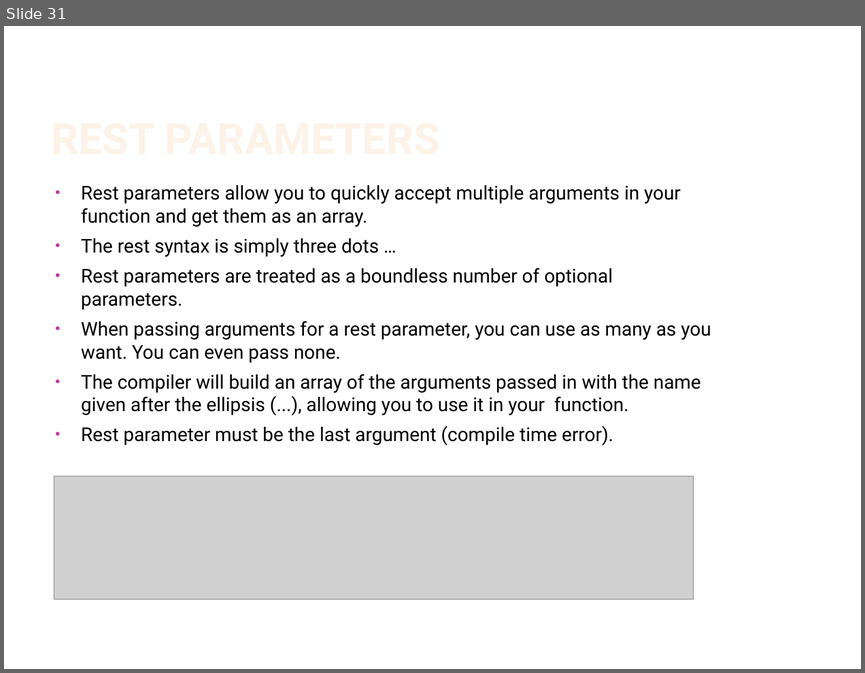
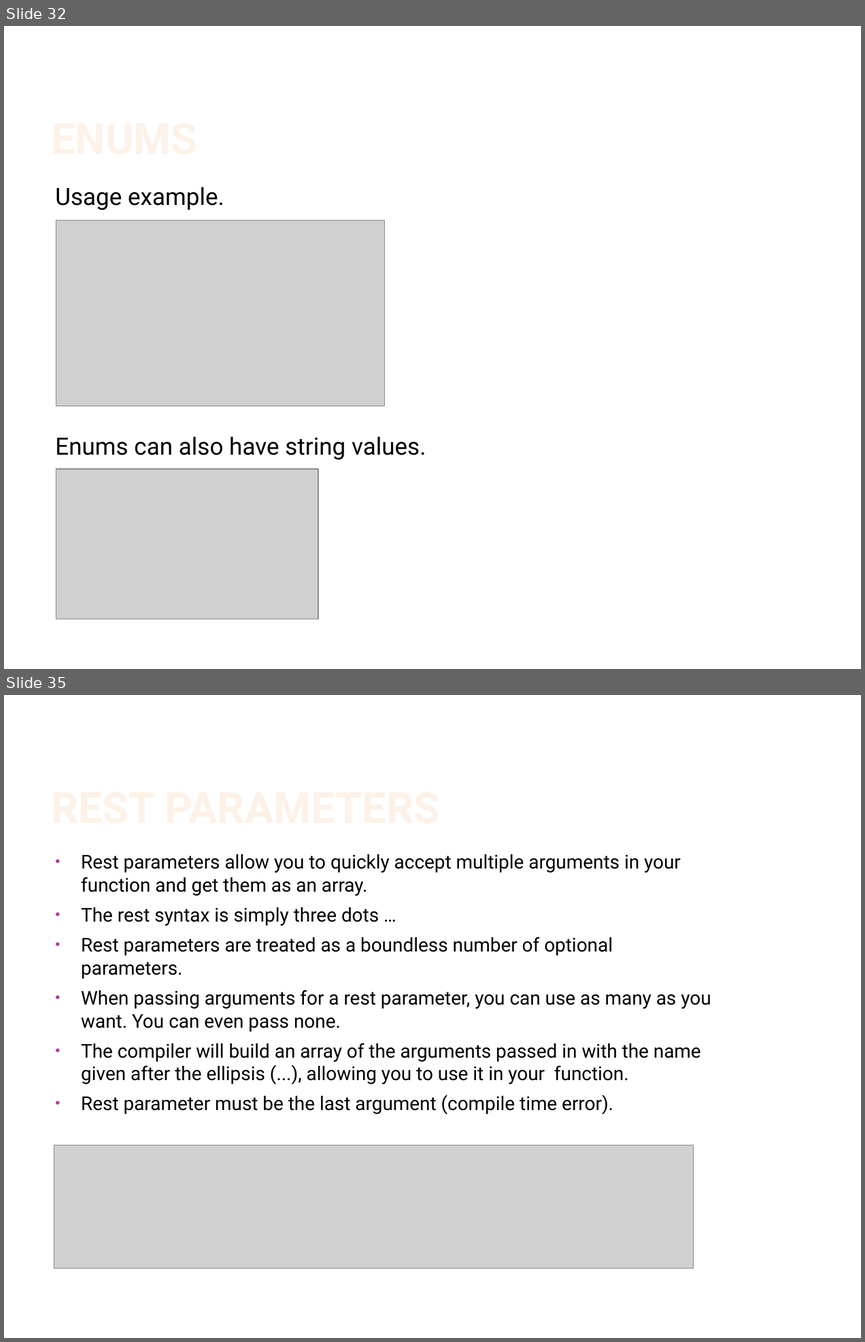
Before and after one commit to IsraelZablianov/TypeScript-Course, a slide deck: Advanced Es6 & TypeScript.pptx. Shown one above the other, each under a label of ours: slide 31 before the commit, slides 32 and 35 after it; the slides between them are not shown. The pictures are 865x673 and 865x1342 pixels, drawn with LibreOffice and Linux fonts; fonts in the diff are those of the drawing; grey boxes stand for pictures; background and template pictures are left out. Boxes give left, top, right and bottom in pixels: in the first picture for what was removed or moved away, otherwise in the second. Text is boxed around its words. In the diff, an @@ line names an element or a change of style, - is before the commit and + after.

```diff
--- a/Advanced Es6 & TypeScript.pptx
+++ b/Advanced Es6 & TypeScript.pptx
@@ slide 32 added at [4, 26, 861, 669], background #FFFFFF @@
@@ title added at [47, 56, 725, 163], 36 pt, text gradient #FEF7F1 to #FEF3E8 to #FBCF9C to #F9B94C, bold @@
+ENUMS
@@ text added at [55, 186, 426, 460], 20 pt, text #000000 @@
+Usage example.
+Enums can also have string values.
@@ picture added at [56, 220, 383, 405] @@
@@ picture added at [56, 469, 317, 619] @@
@@ what was slide 31 is now slide 35 @@
```
Also in this commit, not shown: 1 slide changed, 5 other slides added.
